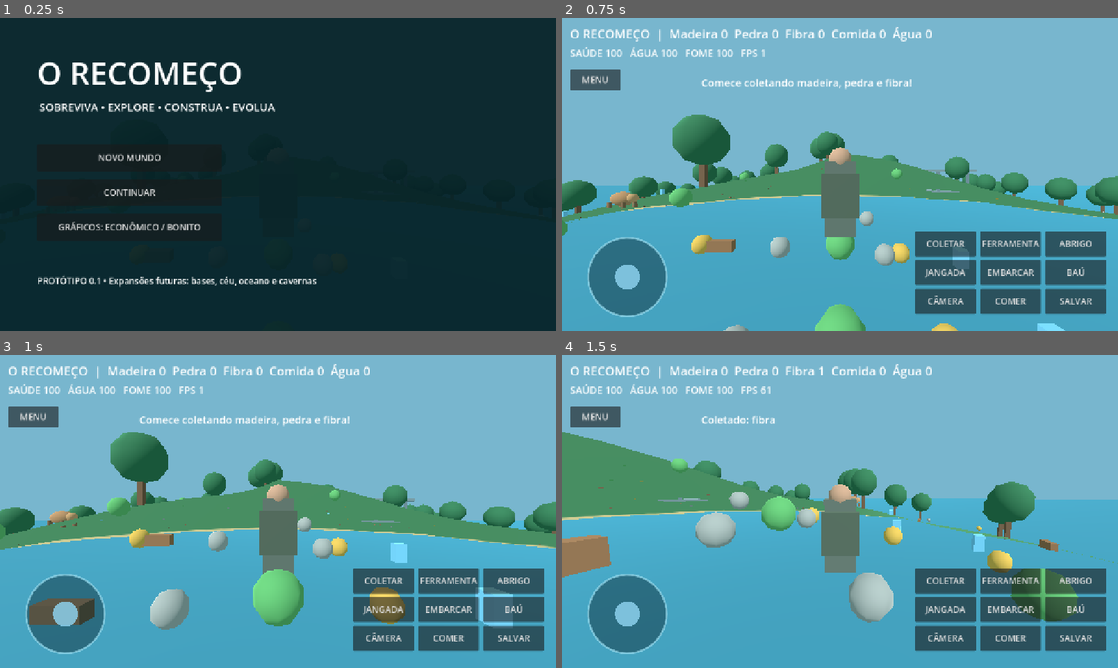
Above: before the commit, frames 1-4 (two rows, left to right).
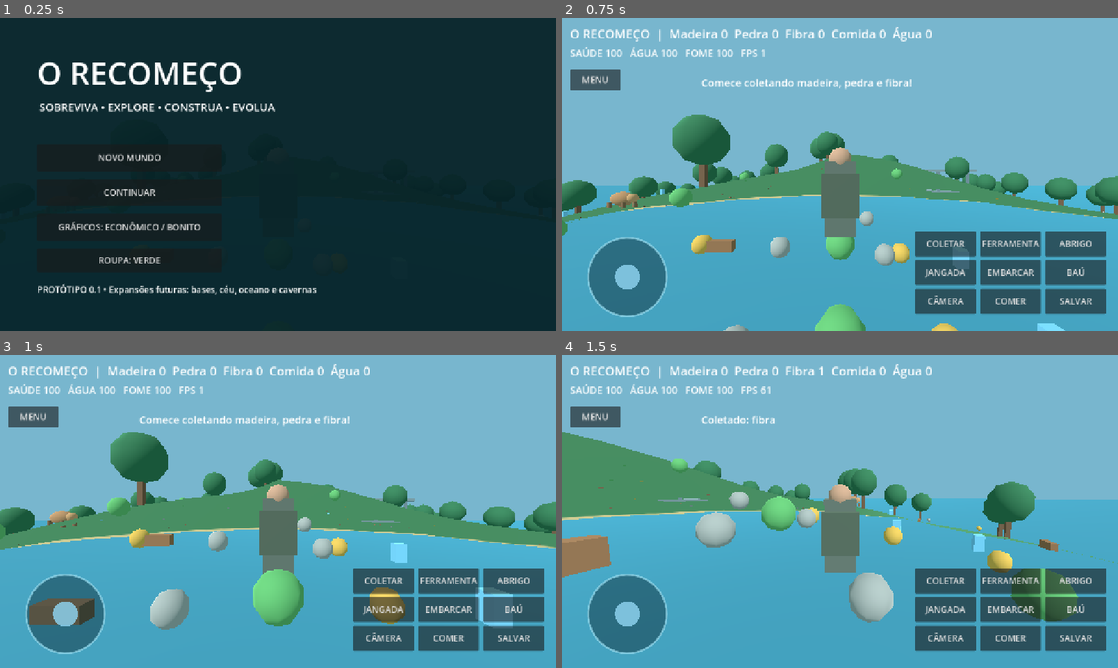
Above: after the commit, the same moments.

Repository: ronaldweker-prog/game
Game: Godot game, scene res://scenes/main.tscn
Same seed, same stepped clock (60 frames per second), same inputs: the game is played once before the commit and once after it.
Inputs (mouse positions are in pixels of both pictures, inside the frame that each line leads up to):
- Up to frame 1 (0.25 s): no input
- Up to frame 2 (0.75 s): click "NOVO MUNDO" at 0.5 s
- Up to frame 3 (1 s): no input
- Up to frame 4 (1.5 s): tap Enter at 1.25 s; move the mouse to (867, 511) at 1.27 s; hold W from 1.28 s (still down); tap E at 1.35 s; click (867, 511) at 1.42 s

The runs differ from the first frame. In frame 1, 1.5% of the frame differs, in the area x 6-57%, y 76-89%; in frame 2, nothing differs; in frame 3, nothing differs; in frame 4, nothing differs.

Commit message:
Adicionar personalização de roupa do personagem e salvar aparência

Diff:
--- a/scripts/Main.gd
+++ b/scripts/Main.gd
@@ -20,6 +20,8 @@
 var joystick_control: Control
 var mobile_look := -1
 var first_person := false
+var outfit_style := 0
+var outfit_button: Button
 var items := {"madeira": 0, "pedra": 0, "fibra": 0, "comida": 0, "agua": 0}
 var gathered: Array = []
 var pickups: Array = []
@@ -84,6 +86,7 @@
 		animal.player = player
 	_make_interface()
 	_show_menu(true)
+	_apply_outfit()
 
 func _mat(c: Color) -> StandardMaterial3D:
 	var m := StandardMaterial3D.new()
@@ -301,7 +304,8 @@
 	_btn(menu,"NOVO MUNDO",Vector2(85,290),Vector2(425,62),func(): _new_game())
 	_btn(menu,"CONTINUAR",Vector2(85,370),Vector2(425,62),func(): _continue_game())
 	_btn(menu,"GRÁFICOS: ECONÔMICO / BONITO",Vector2(85,450),Vector2(425,62),func(): _change_quality())
-	_label(menu,"PROTÓTIPO 0.1 • Expansões futuras: bases, céu, oceano e cavernas",Vector2(85,590),Vector2(1100,60),20)
+	outfit_button = _btn(menu,"ROUPA DO PERSONAGEM: VERDE",Vector2(85,530),Vector2(425,54),func(): _cycle_outfit())
+	_label(menu,"PROTÓTIPO 0.1 • Expansões futuras: bases, céu, oceano e cavernas",Vector2(85,610),Vector2(1100,60),20)
 	hud_panel = Control.new()
 	hud_panel.set_anchors_and_offsets_preset(Control.PRESET_FULL_RECT)
 	hud_panel.mouse_filter = Control.MOUSE_FILTER_IGNORE
@@ -321,6 +325,18 @@
 	joystick_control.size = Vector2(210,210)
 	hud_panel.add_child(joystick_control)
 	hud_panel.visible = false
+
+func _apply_outfit() -> void:
+	var palette := [Color("54635b"),Color("3b6780"),Color("8b6b4d"),Color("68627b")]
+	outfit_style = posmod(outfit_style,palette.size())
+	if is_instance_valid(body):
+		body.material_override = _mat(palette[outfit_style])
+	if is_instance_valid(outfit_button):
+		outfit_button.text = "ROUPA: " + ["VERDE","AZUL","MARROM","ROXO"][outfit_style]
+
+func _cycle_outfit() -> void:
+	outfit_style = (outfit_style + 1) % 4
+	_apply_outfit()
 
 func _make_chest_panel() -> void:
 	chest_panel = Panel.new()
@@ -420,6 +436,8 @@
 				stats = Vector3(float(bars[0]),float(bars[1]),float(bars[2]))
 			time_of_day = float(d.get("time",0.0))
 			quality = int(d.get("quality",0))
+			outfit_style = int(d.get("outfit_style",outfit_style))
+			_apply_outfit()
 			get_viewport().scaling_3d_scale = float(setting("visuals", "quality_scales", [0.70,0.83,1.0])[clampi(quality,0,2)])
 			Engine.max_fps = int(setting("visuals", "mobile_fps", 30)) if quality == 0 else int(setting("visuals", "balanced_fps", 45))
 			first_person = bool(d.get("first_person",false))
@@ -605,7 +623,7 @@
 	var wildlife_positions := []
 	for animal in animals:
 		wildlife_positions.append([animal.position.x,animal.position.y,animal.position.z])
-	var data := {"wildlife_positions":wildlife_positions,"items …(252 unchanged characters)… s.x,stats.y,stats.z],"quality":quality,"first_person":first_person,"time":time_of_day}
+	var data := {"wildlife_positions":wildlife_positions,"items …(252 unchanged characters)… s.x,stats.y,stats.z],"quality":quality,"outfit_style":outfit_style,"first_person":first_person,"time":time_of_day}
 	for h in huts:
 		data["huts"].append([h.position.x,h.position.y,h.position.z])
 	var f := FileAccess.open(SAVE,FileAccess.WRITE)
